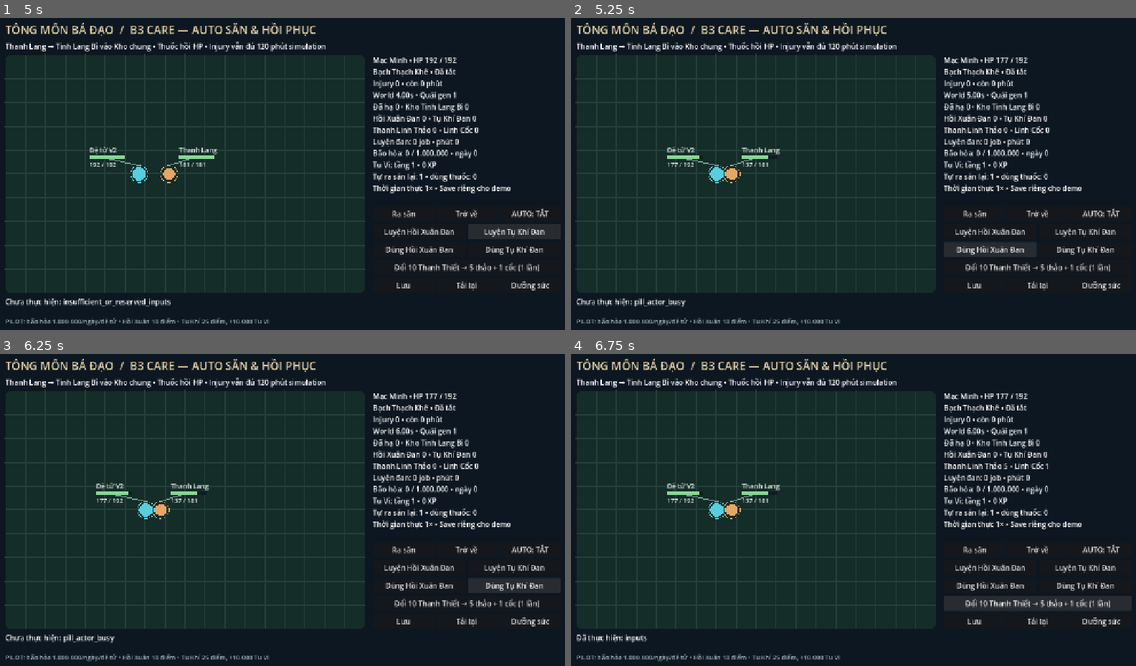
Above: before the commit, frames 1-4 (two rows, left to right).
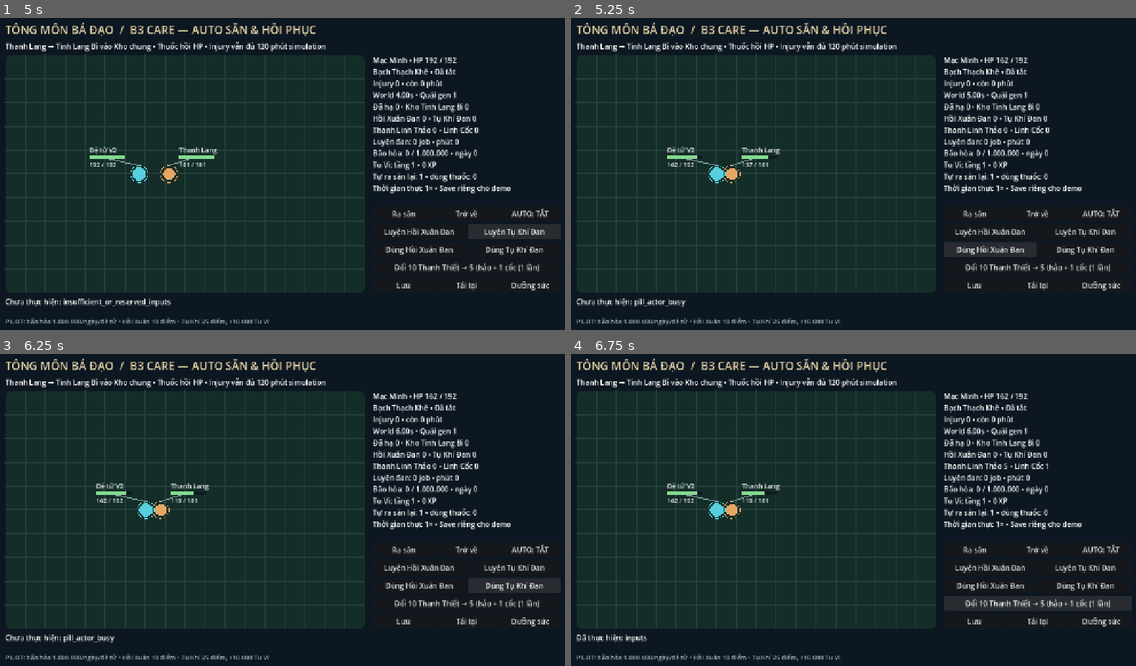
Above: after the commit, the same moments.

Repository: vuanhtuan161094-byte/TongMonBaDao
Game: Godot game, scene res://scenes/b3_playable_hunt.tscn
Two runs of this game, one before a commit and one after it. Both use one fixed random seed, a clock stepped at 60 frames per second and the inputs below. This scene is started directly instead of the project's main scene.
Inputs:
- Up to frame 1 (5 s): click "Ra săn" at 0.5 s; click "Trở về" at 1.25 s; click "AUTO: TẮT" at 2 s; click "AUTO: BẬT" at 2.75 s; click "Luyện Hồi Xuân Đan" at 3.5 s; click "Luyện Tụ Khí Đan" at 4.25 s
- Up to frame 2 (5.25 s): click "Dùng Hồi Xuân Đan" at 5 s
- Up to frame 3 (6.25 s): click "Dùng Tụ Khí Đan" at 5.75 s
- Up to frame 4 (6.75 s): click "Đổi 10 Thanh Thiết → 5 thảo +…" at 6.5 s

Frame 1 is identical in both runs. In frame 2, less than 0.1% of the frame differs, in the area x 17-78%, y 12-48%; in frame 3, less than 0.1%; in frame 4, less than 0.1%.

Commit message:
feat(combat S1): deterministic cadence, live burn/weaken/guard and learned cast/cooldown rates

Diff:
--- a/godot/src/simulation/combat/map_battle_v2.gd
+++ b/godot/src/simulation/combat/map_battle_v2.gd
@@ -88,6 +88,7 @@
             "skill_ready":{},
             "context_sources":row.get("context_sources",[]).duplicate(true),
             "next_basic":0.0,"next_skill":0.0,"guard_until":-1.0,
+            "learned_guard_until":-1.0,"learned_guard_factor":1.0,"status_effects":{},
             "linked_disciple":row.get("disciple",null)
         })
     for raw in monsters:
@@ -147,6 +148,7 @@
     if continuous_mode and _pending_kill_events.size() + MAX_MONSTERS > MAX_PENDING_KILLS:
         return {"ok":false,"reason":"kill_journal_backpressure","pending":_pending_kill_events.size()}
     now += STEP_SECONDS
+    _process_status_effects()
     _release_casts()
     var actor_ids: Array = actors.keys()
     actor_ids.sort()
@@ -169,7 +171,7 @@
         if str(actor["role"]) == "frontline" and now >= float(actor["next_skill"]):
             if _guard_frontline(actor):
                 continue
-        if now >= float(actor["next_skill"]) and _try_learned_damage_skill(actor,target):
+        if now >= float(actor["next_skill"]) and _try_learned_skill(actor,target):
             continue
         var distance := (actor["position"] as Vector2).distance_to(target["position"])
         var attack_range := float(actor["range"])
@@ -193,7 +195,8 @@
                 1.65 if str(actor["side"]) == "monster" else float(actor.get("basic_interval",1.6)),
                 float(actor["stats"].get("attack_speed",0.0))
             )
-            actor["next_basic"] = now+maxf(STEP_SECONDS,interval)
+            # Carry fractional deadlines across grid checks without multi-hit catch-up.
+            actor["next_basic"] = maxf(now+STEP_SECONDS,float(actor["next_basic"])+maxf(STEP_SECONDS,interval))
     if _count_alive("monster") == 0 and not continuous_mode:
         outcome = "win"
         active = false
@@ -394,10 +397,18 @@
         if not bool(context.get("ok",false)):
             return 0.0
         ratio *= float(context["outgoing_damage_factor"])
+    var guard_factor := 1.0
     if now < float(target.get("guard_until",-1.0)):
+        guard_factor = 0.65
+    if now < float(target.get("learned_guard_until",-1.0)):
+        guard_factor = minf(guard_factor,float(target.get("learned_guard_factor",1.0)))
+    if guard_factor < 1.0:
         t_stats = t_stats.duplicate(true)
         var previous_reduction := clampf(float(t_stats.get("damage_reduction",0.0)),0.0,1.0)
-        t_stats["damage_reduction"] = 1.0-(1.0-previous_reduction)*0.65
+        t_stats["damage_reduction"] = 1.0-(1.0-previous_reduction)*guard_factor
+    var weaken: Dictionary = attacker.get("status_effects",{}).get("weaken",{})
+    if not weaken.is_empty() and now < float(weaken.get("until",-1.0)):
+        ratio *= float(weaken.get("factor",1.0))
     var crit := false
     if can_crit and kind != "basic_followup":
         crit = rng.chance(CombatStatsV2.effective_crit_chance(a_stats,t_stats))
@@ -438,40 +449,96 @@
             "basic_followup",false,damage_element)
     return actual_damage
 
-# Only ALREADY-LEARNED, authored direct-damage P2 skills can be used.
-# Debuff/Burn/Dash/etc. remain deferred until those specific consumers exist.
-func _try_learned_damage_skill(actor: Dictionary, target: Dictionary) -> bool:
+# S1 activates learned damage, burn, weaken and self-guard skills.
+# Dash and fire_combo require separate action semantics and remain deferred.
+func _try_learned_skill(actor: Dictionary, target: Dictionary) -> bool:
     var skills: Array = actor.get("skill_loadout",[])
     var ready: Dictionary = actor.get("skill_ready",{})
     for raw_id in skills:
         var skill_id := str(raw_id)
         var data: Dictionary = CombatSkillSystem.SKILLS.get(skill_id,{})
-        if str(data.get("effect","")) != "damage":
+        var effect := str(data.get("effect",""))
+        if not ["damage","burn","weaken","guard"].has(effect):
             continue
         if now < float(ready.get(skill_id,0.0)):
             continue
-        if (actor["position"] as Vector2).distance_to(target["position"]) > float(data.get("range",0.0)):
+        var self_cast := effect == "guard" and bool(data.get("self_target",false))
+        if self_cast:
+            if float(actor["hp"])/maxf(1.0,float(actor["max_hp"])) >= 0.75:
+                continue
+            if now < float(actor.get("learned_guard_until",-1.0)):
+                continue
+        elif (actor["position"] as Vector2).distance_to(target["position"]) > float(data.get("range",0.0)):
             continue
         var caster_id := str(actor["id"])
-        var cast_seconds := maxf(STEP_SECONDS,float(data.get("cast_time",STEP_SECONDS)))
-        var distance := (actor["position"] as Vector2).distance_to(target["position"])
+        var caster_stats: Dictionary = actor.get("stats",{})
+        var cast_rate := maxf(0.1,1.0+float(caster_stats.get("cast_speed",0.0)))
+        var cooldown_rate := maxf(0.1,1.0+float(caster_stats.get("cooldown_recovery",0.0)))
+        var cast_seconds := maxf(STEP_SECONDS,float(data.get("cast_time",STEP_SECONDS))/cast_rate)
+        var distance := 0.0 if self_cast else (actor["position"] as Vector2).distance_to(target["position"])
         var projectile_speed := float(data.get("projectile_speed",0.0))
         var travel := distance/projectile_speed if projectile_speed > 0.0 else 0.0
         var ready_at := now+cast_seconds+travel
         var multiplier := float(actor.get("skill_factors",{}).get(skill_id,1.0))
         pending_casts.append({
-            "caster":caster_id,"target_id":str(target["id"]),
+            "caster":caster_id,"target_id":caster_id if self_cast else str(target["id"]),
             "skill_id":skill_id,"ready":ready_at,
             "ratio":float(data.get("damage_ratio",0.0))*multiplier,
             "element":str(data.get("element",""))
         })
-        ready[skill_id] = now+maxf(STEP_SECONDS,float(data.get("cooldown",0.0)))
+        ready[skill_id] = now+maxf(STEP_SECONDS,float(data.get("cooldown",0.0))/cooldown_rate)
         actor["skill_ready"] = ready
-        _event("skill_cast",{"actor_id":caster_id,"target":target["id"],
+        _event("skill_cast",{"actor_id":caster_id,"target":caster_id if self_cast else target["id"],
             "skill_id":skill_id,"release_at":ready_at})
         actions += 1
         return true
     return false
+
+# S1 statuses live on the authoritative actor, not the presentation event ring.
+func _apply_skill_status(caster: Dictionary, target: Dictionary, skill_id: String, definition: Dictionary) -> void:
+    var effect := str(definition.get("effect",""))
+    if not ["burn","weaken"].has(effect):
+        return
+    var statuses: Dictionary = target.get("status_effects",{})
+    var duration := maxf(0.0,float(definition.get("burn_duration" if effect == "burn" else "weaken_duration",0.0)))
+    var row := {"caster":str(caster["id"]),"skill_id":skill_id,"until":now+duration}
+    if effect == "burn":
+        row["ratio"] = maxf(0.0,float(definition.get("burn_ratio",0.0)))
+        row["next_tick"] = now+1.0
+    else:
+        row["factor"] = clampf(float(definition.get("weaken_multiplier",1.0)),0.01,1.0)
+    # Only one strongest effect of each family, never an unlimited stack.
+    var existing: Dictionary = statuses.get(effect,{})
+    if existing.is_empty() or (effect == "burn" and float(row.get("ratio",0.0)) >= float(existing.get("ratio",0.0))) or (effect == "weaken" and float(row.get("factor",1.0)) <= float(existing.get("factor",1.0))):
+        statuses[effect] = row
+        target["status_effects"] = statuses
+        _event("status_applied",{"caster":caster["id"],"target":target["id"],"status":effect,"skill_id":skill_id,"until":row["until"]})
+
+func _process_status_effects() -> void:
+    var actor_ids: Array = actors.keys()
+    actor_ids.sort()
+    for raw_id in actor_ids:
+        var target: Dictionary = actors[raw_id]
+        if float(target["hp"]) <= 0.0:
+            continue
+        var statuses: Dictionary = target.get("status_effects",{})
+        if statuses.has("burn"):
+            var burn: Dictionary = statuses["burn"]
+            var caster: Dictionary = actors.get(str(burn.get("caster","")),{})
+            if caster.is_empty() or float(caster.get("hp",0.0)) <= 0.0:
+                statuses.erase("burn")
+            else:
+                var due := float(burn.get("next_tick",INF))
+                var until := float(burn.get("until",-1.0))
+                if due <= now+0.000001 and due <= until+0.000001:
+                    _deal_direct(caster,target,float(burn.get("ratio",0.0)),"dot",false,"fire",false)
+                    _event("status_tick",{"caster":caster["id"],"target":target["id"],"status":"burn"})
+                    burn["next_tick"] = due+1.0
+                if now >= until or float(target["hp"]) <= 0.0:
+                    statuses.erase("burn")
+        if statuses.has("weaken") and now >= float(statuses["weaken"].get("until",-1.0)):
+            statuses.erase("weaken")
+        target["status_effects"] = statuses
 
 func _cast_mage_aoe(actor: Dictionary, target: Dictionary) -> void:
     actor["next_skill"] = now+7.0
@@ -506,11 +573,21 @@
             continue
         if cast.has("skill_id"):
             var targeted: Dictionary = actors.get(str(cast["target_id"]),{})
+            var skill_id := str(cast["skill_id"])
+            var definition: Dictionary = CombatSkillSystem.SKILLS.get(skill_id,{})
+            var effect := str(definition.get("effect",""))
             if not targeted.is_empty() and float(targeted["hp"]) > 0.0:
-                _event("skill_hit",{"caster":caster["id"],"target":targeted["id"],
-                    "skill_id":cast["skill_id"]})
-                _deal_direct(caster,targeted,float(cast["ratio"]),"learned_skill",true,
-                    str(cast.get("element","")))
+                _event("skill_hit",{"caster":caster["id"],"target":targeted["id"],"skill_id":skill_id})
+                if effect == "guard" and caster["id"] == targeted["id"]:
+                    targeted["learned_guard_factor"] = clampf(float(definition.get("guard_multiplier",1.0)),0.01,1.0)
+                    targeted["learned_guard_until"] = now+maxf(0.0,float(definition.get("guard_duration",0.0)))
+                    _event("status_applied",{"caster":caster["id"],"target":targeted["id"],
+                        "status":"guard","skill_id":skill_id,"until":targeted["learned_guard_until"]})
+                elif effect in ["damage","burn","weaken"]:
+                    _deal_direct(caster,targeted,float(cast["ratio"]),"learned_skill",true,
+                        str(cast.get("element","")))
+                    if float(targeted["hp"]) > 0.0 and effect in ["burn","weaken"]:
+                        _apply_skill_status(caster,targeted,skill_id,definition)
             continue
         var selected := _area_targets(str(caster["side"]),cast["center"],float(cast["radius"]),int(cast["maximum"]))
         _event("area_release",{"caster":caster["id"],"target_count":selected.size(),"center":cast["center"]})
